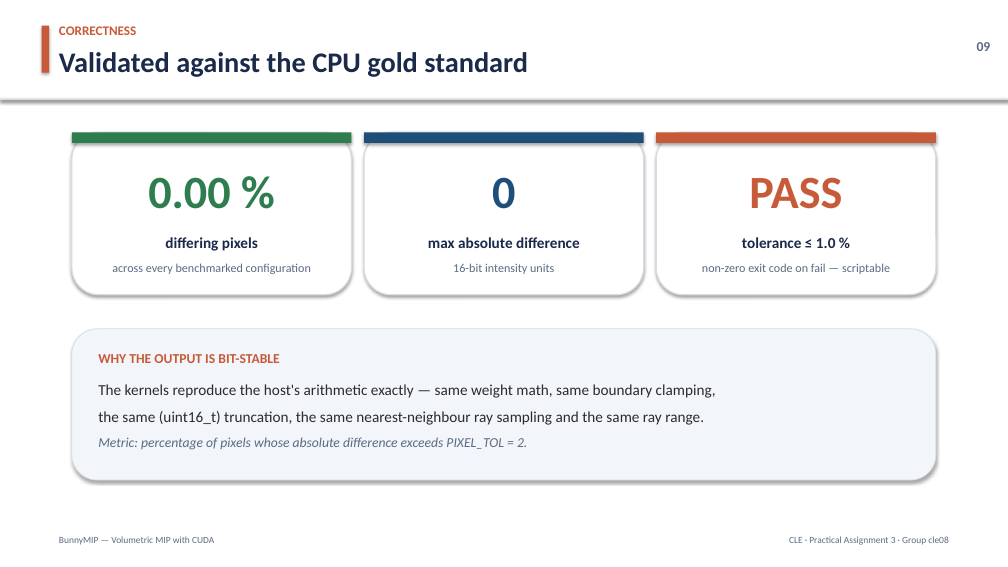
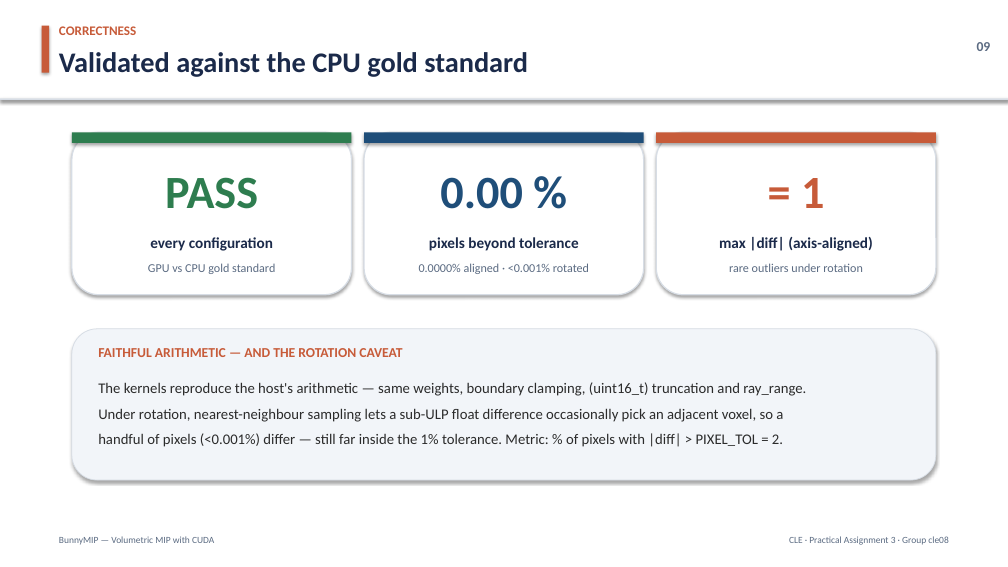
Before and after one commit to hujuc/BunnyMIP-CUDA-CLE, a slide deck: slide 9 of docs/BunnyMIP-Presentation.pptx. Drawn at 1008x567 pixels with LibreOffice and Linux fonts; fonts in the diff are those of the drawing. Boxes give left, top, right and bottom in pixels: in the first picture for what was removed or moved away, otherwise in the second. Text is boxed around its words. In the diff, an @@ line names an element or a change of style, - is before the commit and + after.

```diff
--- a/docs/BunnyMIP-Presentation.pptx
+++ b/docs/BunnyMIP-Presentation.pptx
@@ text "PASS": place and size @@
-text "PASS" at <box>749,177,842,209</box>
+text "PASS" at <box>165,177,258,209</box>
@@ text "PASS" at <box>165,177,258,209</box>: text colour #C75B39 to #2E7D4F @@
@@ text removed at <box>148,177,230,209</box> @@
-0.00 %
@@ text at <box>440,177,522,209</box>: text changed @@
-0
+0.00 %
@@ text at <box>801,178,824,208</box>: text changed; size 14.5 to 44 pt; text colour #1B2A4A to #C75B39 @@
-tolerance ≤ 1.0 %
+= 1
@@ text at <box>150,237,273,251</box>: text changed; size 11.5 to 14.5 pt; text colour #5B6B82 to #1B2A4A; bold on @@
-across every benchmarked configuration
+every configuration
@@ text removed at <box>165,237,258,251</box> @@
-differing pixels
@@ text at <box>429,237,579,251</box>: text changed @@
-max absolute difference
+pixels beyond tolerance
@@ text added at <box>719,237,873,251</box>, 14.5 pt, text #1B2A4A, bold @@
+max |diff| (axis-aligned)
@@ text added at <box>148,263,275,274</box>, 11.5 pt, text #5B6B82 @@
+GPU vs CPU gold standard
@@ text at <box>419,263,589,274</box>: text changed @@
-16-bit intensity units
+0.0000% aligned · <0.001% rotated
@@ text at <box>729,263,862,272</box>: text changed @@
-non-zero exit code on fail — scriptable
+rare outliers under rotation
@@ text removed at <box>98,354,280,363</box> @@
-WHY THE OUTPUT IS BIT-STABLE
@@ text added at <box>98,348,402,357</box>, 13 pt, text #C75B39, bold @@
+FAITHFUL ARITHMETIC — AND THE ROTATION CAVEAT
@@ text at <box>98,382,806,447</box>: text changed; size 14.5 to 14 pt @@
-The kernels reproduce the host's arithmetic exactly — same weight math, same boundary clamping,
-the same (uint16_t) truncation, the same nearest-neighbour ray sampling and the same ray range.
-Metric: percentage of pixels whose absolute difference exceeds PIXEL_TOL = 2.
+The kernels reproduce the host's arithmetic — same weights, boundary clamping, (uint16_t) truncation and ray_range.
+Under rotation, nearest-neighbour sampling lets a sub-ULP float difference occasionally pick an adjacent voxel, so a
+handful of pixels (<0.001%) differ — still far inside the 1% tolerance. Metric: % of pixels with |diff| > PIXEL_TOL = 2.
```
Also in this commit, not shown: 9 other slides changed, 5 other files.
